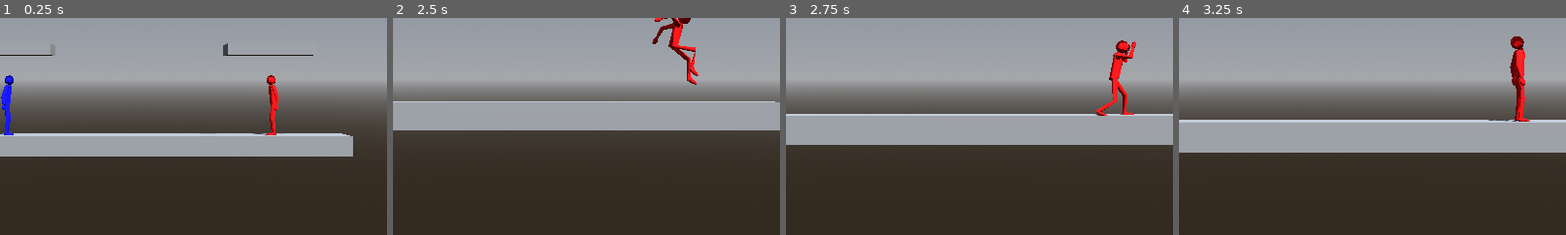
Above: before the commit, frames 1-4 (left to right).
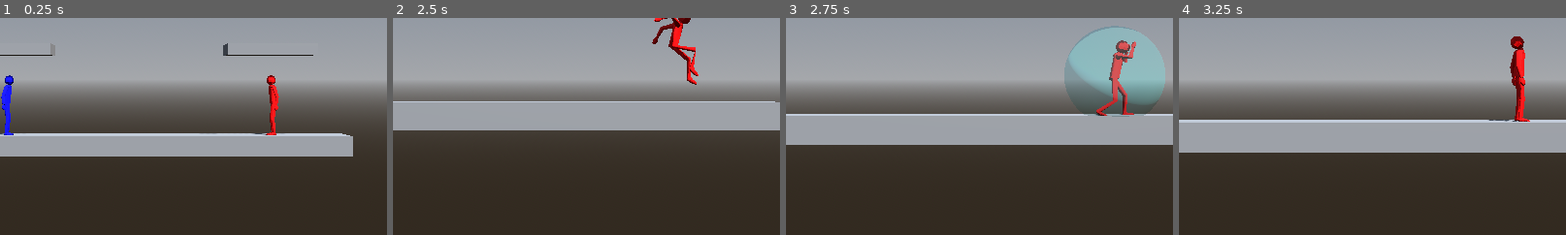
Above: after the commit, the same moments.

Repository: CocoMarck/SuperSmashTux
Game: Godot game, scene res://scenes/main.tscn
Two runs of this game, one before a commit and one after it. Both use one fixed random seed, a clock stepped at 60 frames per second and the inputs below.
Inputs:
- Up to frame 1 (0.25 s): no input
- Up to frame 2 (2.5 s): hold Right (player1_move_right) 0.53-1.28 s; tap K (player1_attack) at 0.6 s; tap Space (player1_jump) at 0.77, 1.52 s; hold Down (player1_move_down) 1.28-2.03 s; tap O (player1_grab) at 1.35 s; hold Right (player1_move_right) from 2.03 s (still down); hold P (player1_shield) from 2.03 s (still down)
- Up to frame 3 (2.75 s): keep holding Right (player1_move_right); keep holding P (player1_shield)
- Up to frame 4 (3.25 s): release Right (player1_move_right) at 2.78 s; release P (player1_shield) at 2.78 s; hold Up (player1_move_up) from 2.78 s (still down); tap . (player1_walk) at 2.85 s; tap Space (player1_jump) at 3.02 s
The pictures show only the part of the screen within x 32-82%, y 36-86%; the shares and areas given below are measured in that part.

Frames 1-2 are identical in both runs. In frame 3, 3.3% of the frame differs, in the area x 71-98%, y 3-46%; in frame 4, nothing differs.

Commit message:
Shield functional in fighter. Docs for shield asset.

Diff:
--- a/prefabs/standard_power_fighter.tscn
+++ b/prefabs/standard_power_fighter.tscn
@@ -1,6 +1,15 @@
 [gd_scene format=3 uid="uid://b4cy7pey5xxe"]
 
 [ext_resource type="PackedScene" uid="uid://c0l1vjua7a3ib" path="res://assets/standard_character_a_pose.glb" id="1_glb0"]
+
+[sub_resource type="StandardMaterial3D" id="StandardMaterial3D_nwdyk"]
+transparency = 1
+albedo_color = Color(0.3137255, 1, 1, 0.2509804)
+
+[sub_resource type="SphereMesh" id="SphereMesh_28b0e"]
+material = SubResource("StandardMaterial3D_nwdyk")
+radius = 1.2
+height = 2.4
 
 [sub_resource type="CapsuleShape3D" id="CapsuleShape3D_body"]
 radius = 0.3
@@ -13,5 +22,9 @@
 
 [node name="standard_character_a_pose" parent="Visual" unique_id=547457247 instance=ExtResource("1_glb0")]
 
+[node name="ShieldMeshInstance3D" type="MeshInstance3D" parent="Visual" unique_id=906408313]
+transform = Transform3D(0.99999994, 0, 7.1054274e-15, 0, 0.99999994, 0, -7.1054274e-15, 0, 0.99999994, 0, -0.26892355, 0)
+mesh = SubResource("SphereMesh_28b0e")
+
 [node name="CollisionShape3D" type="CollisionShape3D" parent="." unique_id=2039029034]
 shape = SubResource("CapsuleShape3D_body")
--- a/scripts/fighter.gd
+++ b/scripts/fighter.gd
@@ -12,8 +12,12 @@
 
 # Propiedades privadas | Shield
 var _shield_time: float = 0.0
-var _shield_duration: float = 1.0
+var _shield_duration: float = 5.0
 ## Tambien poner de regeneracion, pero por ahora no.
+var _shield_mesh_instance := MeshInstance3D.new()
+var _shield_sphere : SphereMesh
+var _init_shield_radius : float
+var _init_shield_height : float
 
 # Propiedades privadas | Ataque
 var _attack_count: float = 0.0
@@ -450,8 +454,23 @@
 		if signals.on_floor:
 			_target_velocity.y = jump_impulse
 
+func _get_shield_porcent() -> float:
+	if _shield_time > 0:
+		return _shield_time / _shield_duration
+	return 0.0
+
 func _with_shield() -> bool:
 	return _shield_time > 0
+
+# Funciones | Init
+func _ready() -> void:
+	super()
+	_shield_mesh_instance = $Visual/ShieldMeshInstance3D
+	_shield_mesh_instance.visible = false
+	_shield_sphere = _shield_mesh_instance.mesh
+	_init_shield_radius = _shield_sphere.radius
+	_init_shield_height = _shield_sphere.height
+	_pivot.add_child(_shield_mesh_instance)
 
 # Funciones | Procesar
 func _physics_process(delta: float) -> void:
@@ -492,6 +511,14 @@
 		# Solo permitir atacar cuando no se hace grab o se pone escudo
 		_fight_move(delta, gravity_signals, move_states)
 
+	# Defensa | Recivir ataques en escudo.
+	## Esto hacerlo func tipo `_shield_defence`
+	if with_shield:
+		if _knockback_active:
+			_knockback_active = false
+			_ignore_last_damage()
+			_shield_time -= (_shield_duration*_last_damage_porcentage)
+
 	# Bloqueo de direccion por movimiento de inputs.
 	_horizontal_move = true
 	_allow_jump = true
@@ -514,6 +541,15 @@
 		_grab_time = 0.0
 		_shield_time = 0.0
 		_clear_hitbox()
+
+	# Visual | Escudo
+	## Esto hacerlo func tipo `_visual_shield`
+	with_shield = _with_shield()
+	_shield_mesh_instance.visible = with_shield
+	if with_shield:
+		var porcent :float = _get_shield_porcent()
+		_shield_sphere.radius = _init_shield_radius * porcent
+		_shield_sphere.height = _init_shield_height * porcent
 
 	# Anim
 	_reset_visual_values()
--- a/scripts/person.gd
+++ b/scripts/person.gd
@@ -63,12 +63,15 @@
 var _allow_jump: bool = true
 
 # Propiedades privadas | Daño
+var _immunity_to_damage :bool = false
 var _normal_damage_power :float = 50
 var _knockback_active :bool = false
 var _knockback_direction :Vector3 = Vector3.ZERO
 var _knockback_time :float = 0.0
 var _knockback_duration :float = 0.35
 var _damage_degrees :float = 0.0
+var _last_damage :float = 0.0
+var _last_damage_porcentage :float = 0.0
 
 # Propiedades privadas | Inputs
 var _walk: bool = false
@@ -376,18 +379,30 @@
 
 # Funciones | Damage recibido
 func set_damage(damage:int):
-	hp -= damage
+	if not _immunity_to_damage:
+		hp -= damage
+		_last_damage = damage
+
 
 func set_damage_percentage(damage:int) -> void:
-	damage_percentage += damage*0.01
+	if not _immunity_to_damage:
+		_last_damage_porcentage = damage*0.01
+		damage_percentage += _last_damage_porcentage
+
+func _ignore_last_damage() -> void:
+	if damage_percentage > 0:
+		damage_percentage -= _last_damage_porcentage
+	if hp < 100:
+		hp += _last_damage
 
 func set_damage_move(damage:float, direction:Vector3) -> void:
 	'''
 	Recibir un trancazo
 	'''
-	_knockback_direction = direction
-	_knockback_active = true
-	_knockback_time = _knockback_duration
+	if not _immunity_to_damage:
+		_knockback_direction = direction
+		_knockback_active = true
+		_knockback_time = _knockback_duration
 
 func _damage_move(delta: float) -> void:
 	_knockback_time -= delta
@@ -528,6 +543,7 @@
 	'''
 	Inicializar el character, con sus colorines, materiales etc.
 	'''
+	super()
 	# Fall
 	fall_acceleration = 25
 
@@ -540,7 +556,6 @@
 	_pivot = model_root.get_node("Pivot")
 	_mesh_instance = model_root.get_node("Pivot/Skeleton3D/MeshInstance3D")
 	_animation_player = model_root.get_node("AnimationPlayer")
-	_collision_shape = $CollisionShape3D
 
 	# Apariencia
 	_set_mesh(mesh)
Not shown, changed: docs/asset-personaje.md
